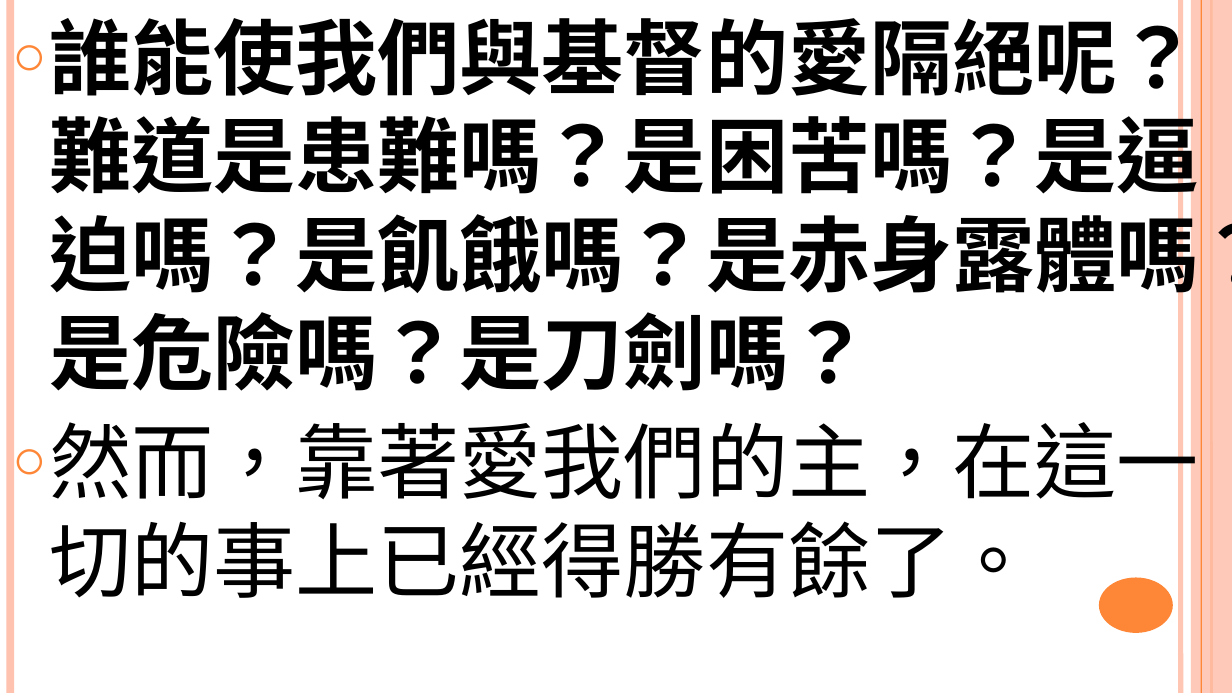
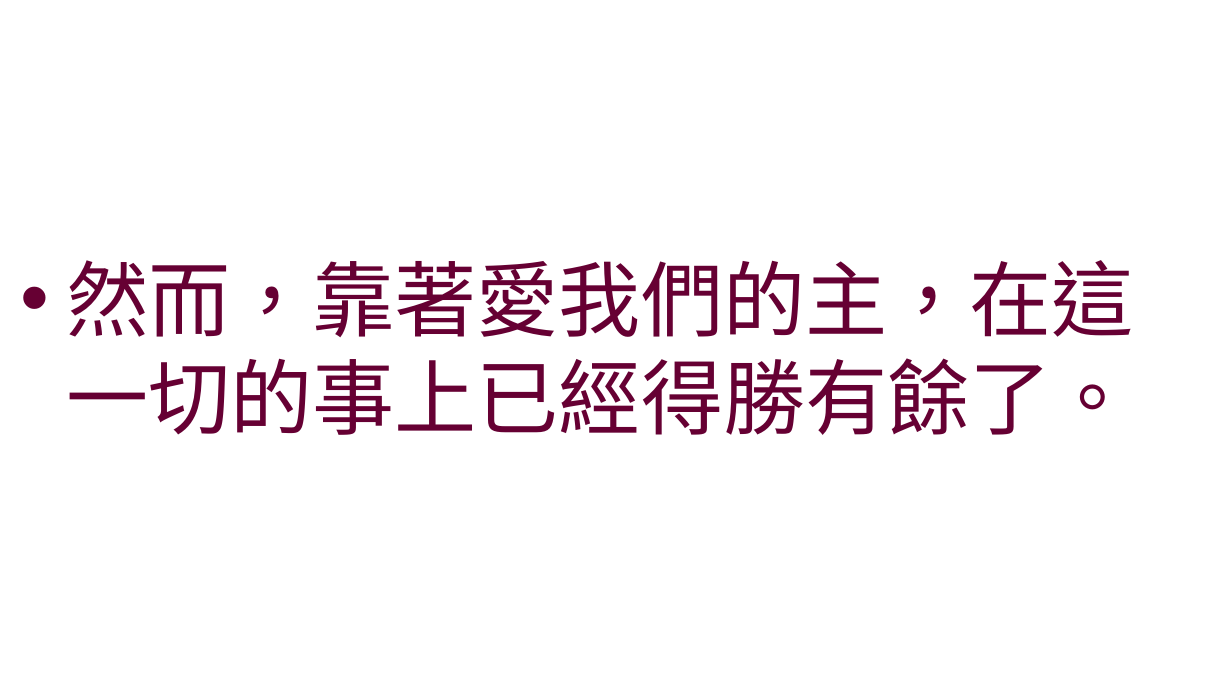
Before and after one commit to batisuoc/worship-resources, a slide deck: slide 5 of 61真正勝利.pptx (slide 4 before the commit). Drawn at 1232x693 pixels with LibreOffice and Linux fonts; fonts in the diff are those of the drawing; background and template pictures are left out. Boxes give left, top, right and bottom in pixels: in the first picture for what was removed or moved away, otherwise in the second. Text is boxed around its words. In the diff, an @@ line names an element or a change of style, - is before the commit and + after.

```diff
--- a/61真正勝利.pptx
+++ b/61真正勝利.pptx
@@ text "然而，靠著愛我們的主，在這一切的事上已經得勝有餘了。": place and size @@
-text "然而，靠著愛我們的主，在這一切的事上已經得勝有餘了。" at (49, 4, 1232, 598)
+text "然而，靠著愛我們的主，在這一切的事上已經得勝有餘了。" at (66, 260, 1134, 435)
@@ text "然而，靠著愛我們的主，在這一切的事上已經得勝有餘了。" at (66, 260, 1134, 435): font Noto Sans CJK TC to Noto Sans CJK SC, text colour #000000 to #660033; bullet ○ to •; more space between paragraphs; vertical alignment top to middle @@
@@ line removed from (10, 0) to (10, 692) @@
@@ text at (49, 4, 1232, 391): paragraph removed @@
-○ 誰能使我們與基督的愛隔絕呢？難道是患難嗎？是困苦嗎？是逼迫嗎？是飢餓嗎？是赤身露體嗎？是危險嗎？是刀劍嗎？
@@ line removed from (1180, 0) to (1180, 692) @@
@@ rectangle removed at (1191, 0, 1232, 692) @@
@@ line removed from (1201, 0) to (1201, 692) @@
@@ line removed from (1211, 0) to (1211, 692) @@
@@ ellipse removed at (1099, 578, 1173, 633) @@
```
Also in this commit, not shown: 4 other slides changed, 1 slide added.
